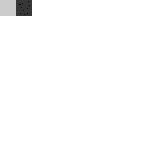
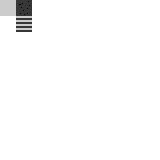
The second w=160, h=160 image is a revision of the first. Changes to its layers:
painted on "Background" over [16, 16, 32, 32]
